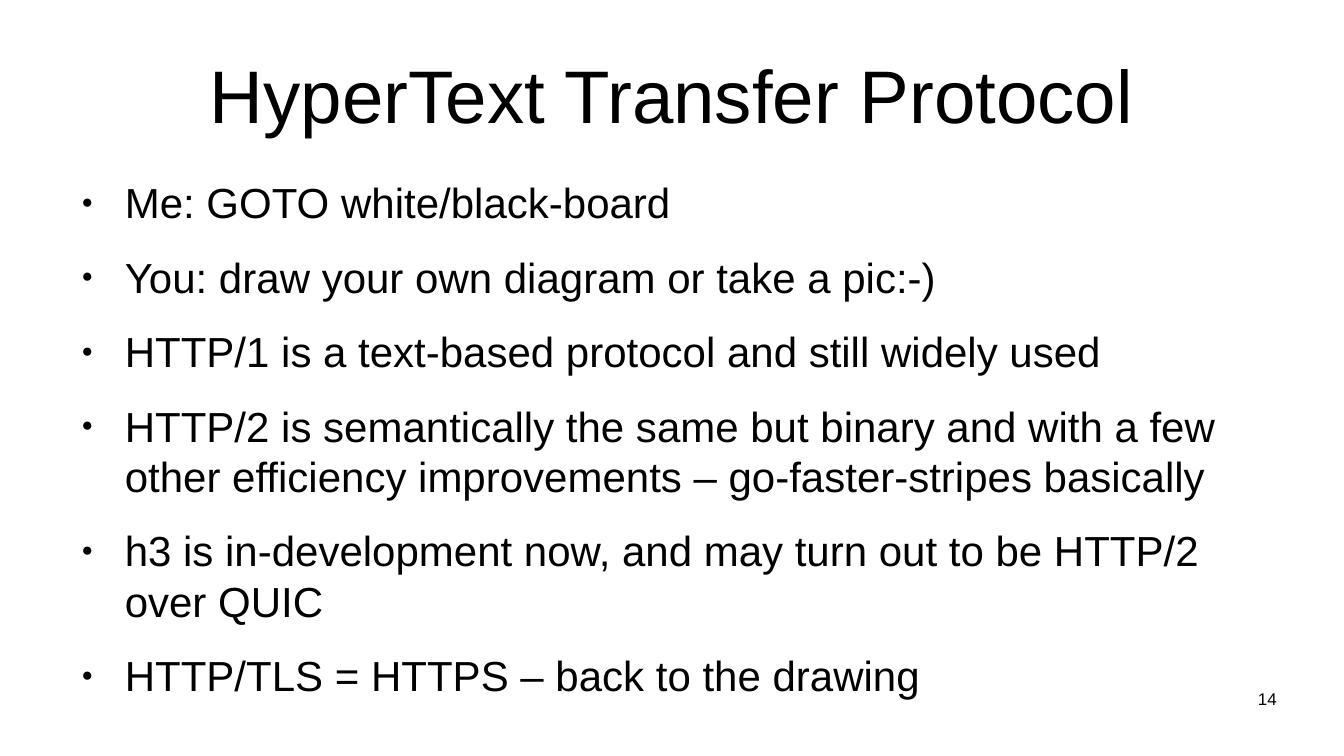
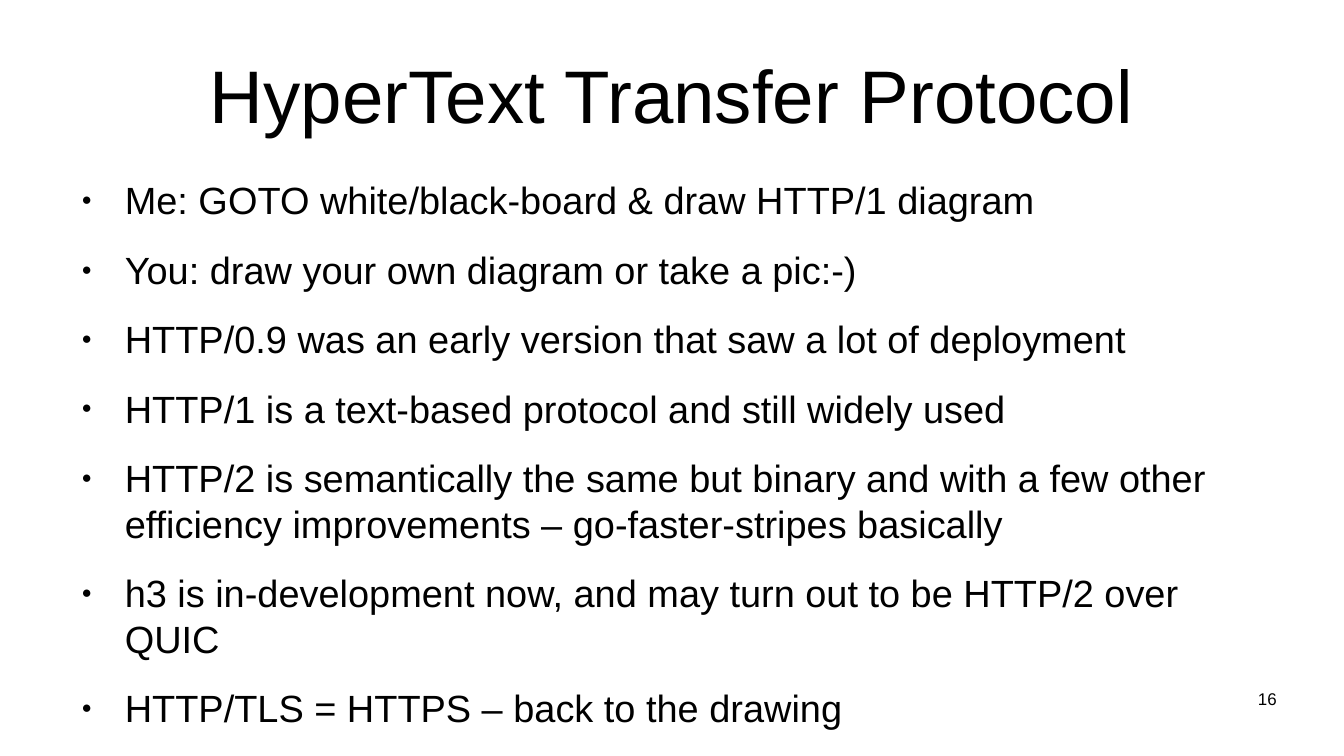
Before and after one commit to sftcd/witidtm, a slide deck: slide 16 of lectures/200-web.odp (slide 14 before the commit). Drawn at 1344x756 pixels with LibreOffice and Linux fonts; fonts in the diff are those of the drawing. Boxes give left, top, right and bottom in pixels: in the first picture for what was removed or moved away, otherwise in the second. Text is boxed around its words. In the diff, an @@ line names an element or a change of style, - is before the commit and + after.

```diff
--- a/lectures/200-web.odp
+++ b/lectures/200-web.odp
@@ text at (125,186,1034,221): text changed; size 24.8 to 22.4 pt @@
-● Me: GOTO white/black-board
+● Me: GOTO white/black-board & draw HTTP/1 diagram
@@ text at (125,256,1205,614): size 24.8 to 22.4 pt in "You: draw your own diagram or take ...", "HTTP/1 is a text-based protocol and still ...", "HTTP/2 is semantically the same but binary ...", "h3 is in-development now, and may turn ..." and 1 more places @@
@@ text at (125,325,1125,360): paragraph added @@
+● HTTP/0.9 was an early version that saw a lot of deployment
@@ page number at (1258,693,1277,705): text changed @@
-14
+16
```
Also in this commit, not shown: 5 other slides changed, 3 slides added, 5 other files.
